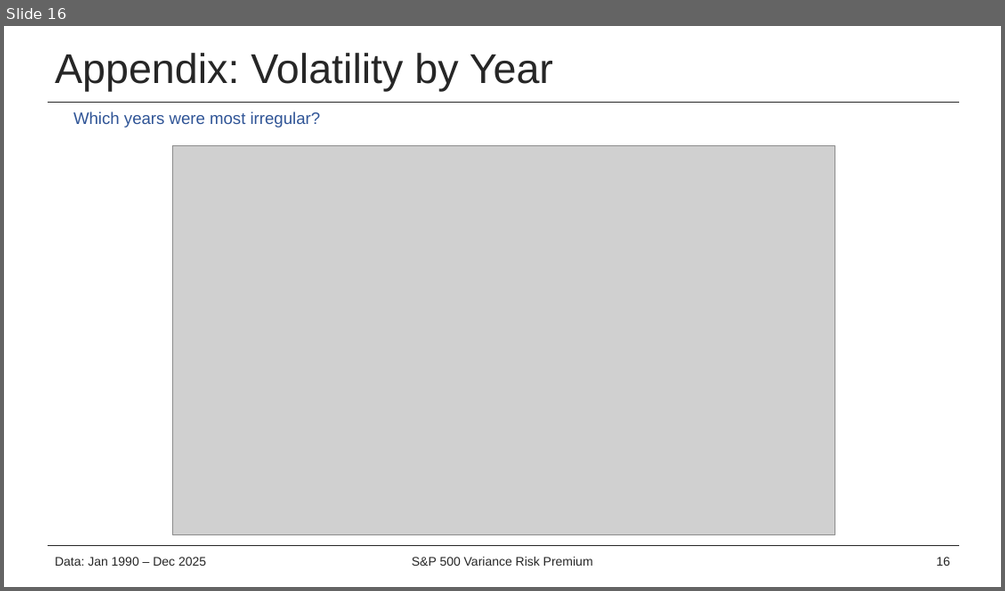
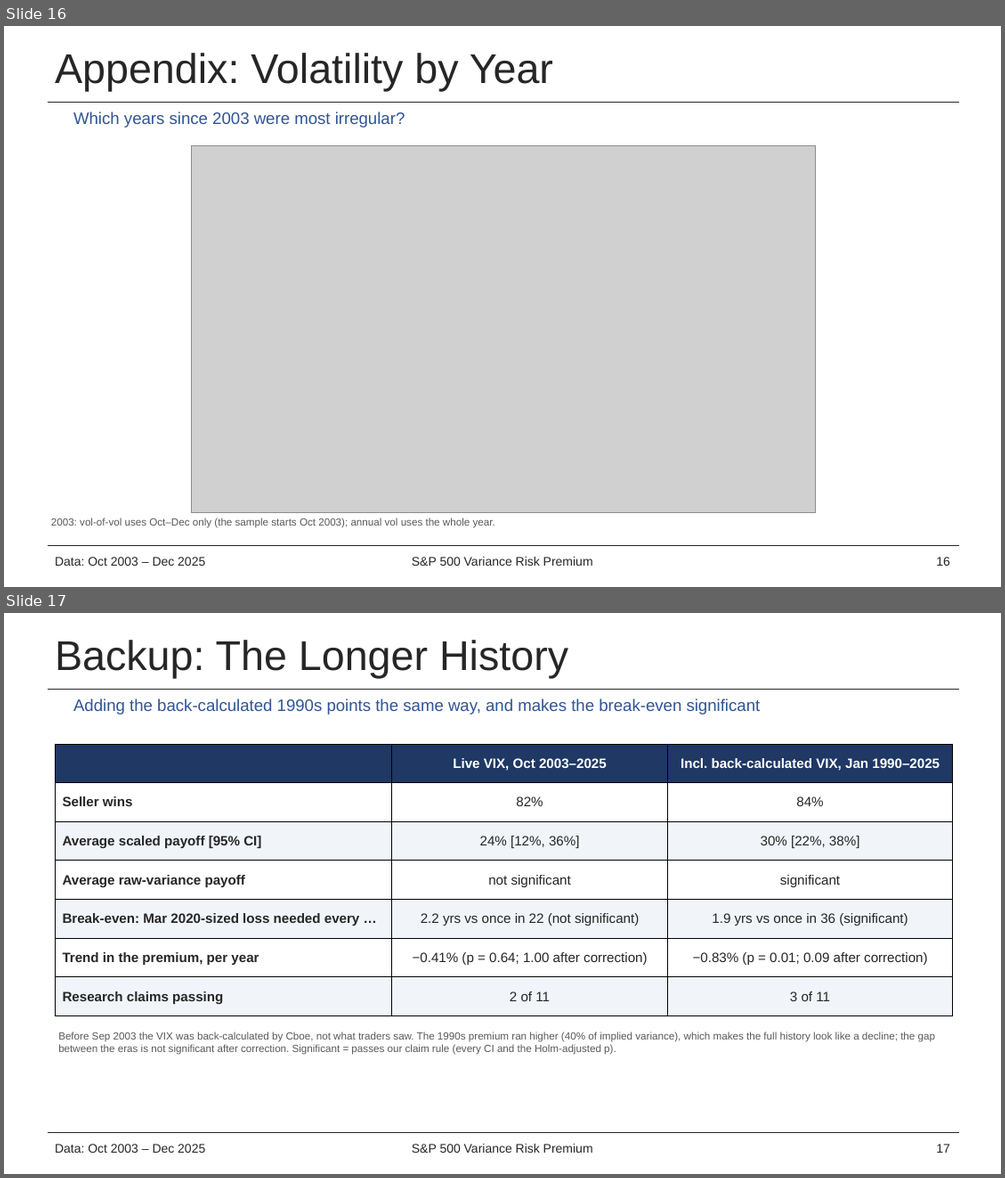
Before and after one commit to alston-yam/project_VIX, a slide deck: deck/VIX_pitch.pptx. Shown one above the other, each under a label of ours: slide 16 before the commit, slides 16 and 17 after it. The pictures are 1005x591 and 1005x1178 pixels, drawn with LibreOffice and Linux fonts; fonts in the diff are those of the drawing; grey boxes stand for pictures; background and template pictures are left out. Boxes give left, top, right and bottom in pixels: in the first picture for what was removed or moved away, otherwise in the second. Text is boxed around its words. In the diff, an @@ line names an element or a change of style, - is before the commit and + after.

```diff
--- a/deck/VIX_pitch.pptx
+++ b/deck/VIX_pitch.pptx
@@ slide 17 added at (4, 613, 1001, 1174), background #FFFFFF; not listed: 2 template elements that a slide beside it also shows @@
@@ title added at (55, 640, 568, 678), 40 pt, text #262626 @@
+Backup: The Longer History
@@ text added at (73, 698, 760, 714), 16 pt, text #2F5496 @@
+Adding the back-calculated 1990s points the same way, and makes the break-even significant
@@ table added at (55, 744, 952, 1016), 7 rows, 3 columns @@
+ | Live VIX, Oct 2003–2025 | Incl. back-calculated VIX, Jan 1990–2025
+Seller wins | 82% | 84%
+Average scaled payoff [95% CI] | 24% [12%, 36%] | 30% [22%, 38%]
+Average raw-variance payoff | not significant | significant
+Break-even: Mar 2020-sized loss needed every … | 2.2 yrs vs once in 22 (not significant) | 1.9 yrs vs once in 36 (significant)
+Trend in the premium, per year | −0.41% (p = 0.64; 1.00 after correction) | −0.83% (p = 0.01; 0.09 after correction)
+Research claims passing | 2 of 11 | 3 of 11
@@ text added at (58, 1031, 935, 1054), 10 pt, text #595959 @@
+Before Sep 2003 the VIX was back-calculated by Cboe, not what traders saw. The 1990s premium ran higher (40% of implied variance), which makes the full history look like a decline; the gap between the eras is not significant after correction. Significant = passes our claim rule (every CI and the Holm-adjusted p).
@@ text added at (55, 1143, 205, 1152), 12 pt, text #262626 @@
+Data: Oct 2003 – Dec 2025
@@ text added at (412, 1143, 593, 1152), 12 pt, text #262626 @@
+S&P 500 Variance Risk Premium
@@ page number added at (936, 1143, 950, 1152), 12 pt, text #262626 @@
+17
@@ slide 16 changed as well @@
@@ text at (73, 111, 405, 127): text changed @@
-Which years were most irregular?
+Which years since 2003 were most irregular?
@@ picture: place and size @@
-picture at (172, 145, 834, 534)
+picture at (192, 145, 816, 512)
@@ text added at (51, 517, 495, 528), 10 pt, text #595959 @@
+2003: vol-of-vol uses Oct–Dec only (the sample starts Oct 2003); annual vol uses the whole year.
@@ text at (55, 556, 205, 565): text changed @@
-Data: Jan 1990 – Dec 2025
+Data: Oct 2003 – Dec 2025
```
Also in this commit, not shown: 15 other slides changed, 53 other files.
